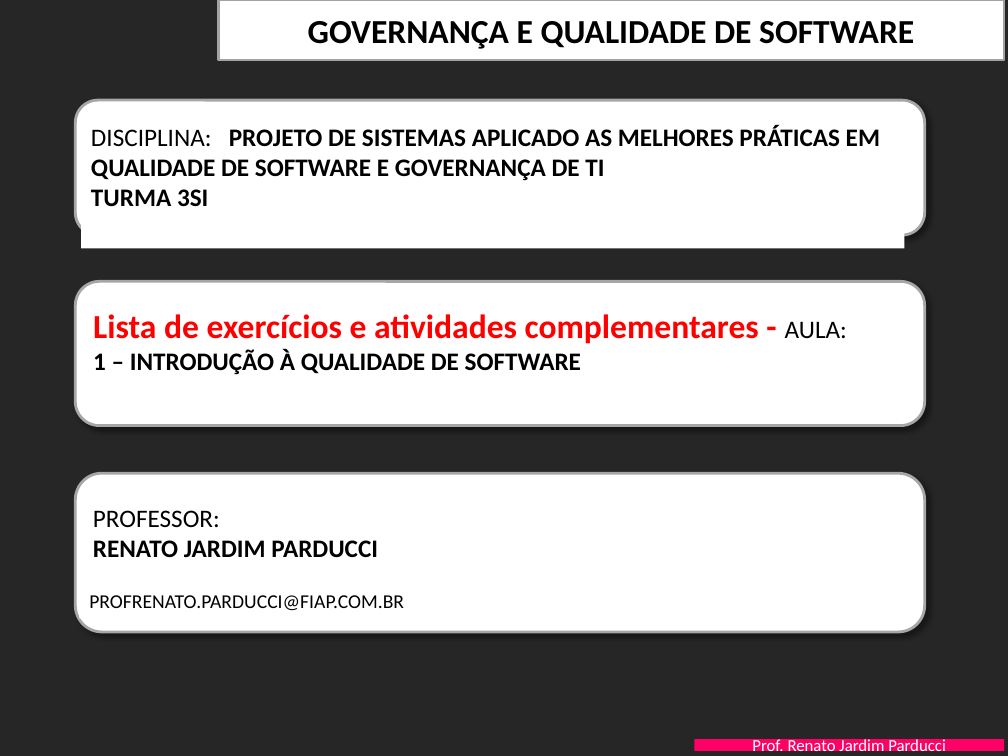
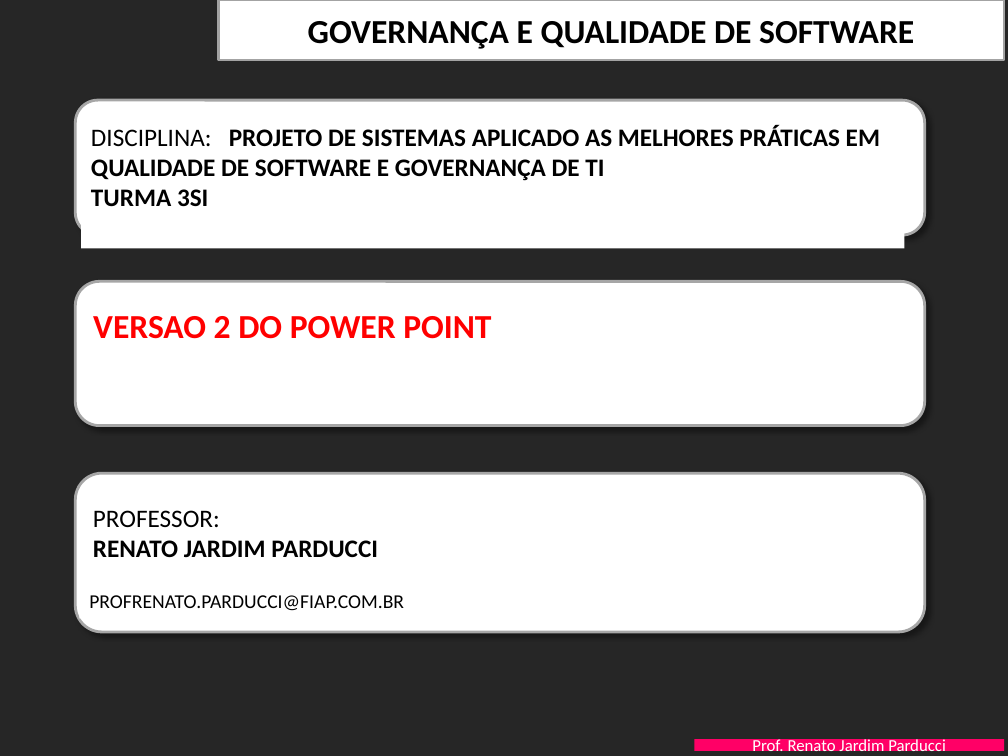
Before and after one commit to LucasL1m4x/SI-Estacionamento, a slide deck: slide 1 of Documentacao/FIAP-QualidProjSW-Aula-1-Introducao Qualidade - EXERCICIOS.pptx. Drawn at 1008x756 pixels with LibreOffice and Linux fonts; fonts in the diff are those of the drawing; background and template pictures are left out. Boxes give left, top, right and bottom in pixels: in the first picture for what was removed or moved away, otherwise in the second. Text is boxed around its words. In the diff, an @@ line names an element or a change of style, - is before the commit and + after.

Commit message:
Atualizacao de arquivo na documentacao
Arquivo Documento- ppt -Mudança de textos

```diff
--- a/Documentacao/FIAP-QualidProjSW-Aula-1-Introducao Qualidade - EXERCICIOS.pptx
+++ b/Documentacao/FIAP-QualidProjSW-Aula-1-Introducao Qualidade - EXERCICIOS.pptx
@@ text at [93,316,491,339]: text changed @@
-Lista de exercícios e atividades complementares - AULA:
-1 – INTRODUÇÃO À QUALIDADE DE SOFTWARE
+VERSAO 2 DO POWER POINT
```
